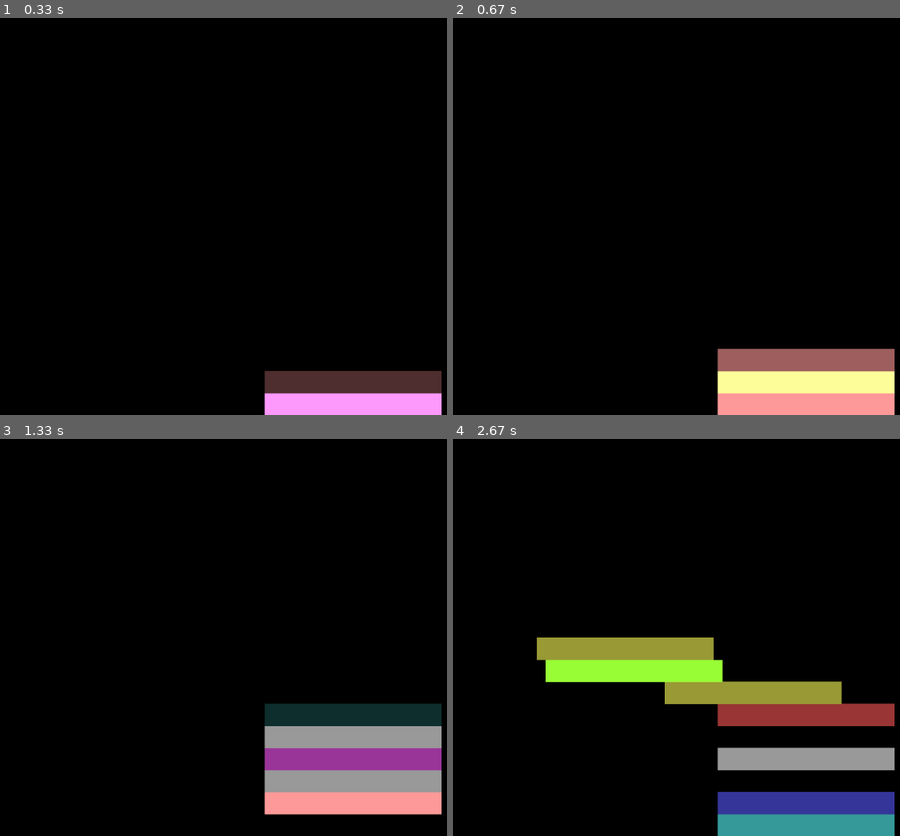
Above: before the commit, frames 1-4 (two rows, left to right).
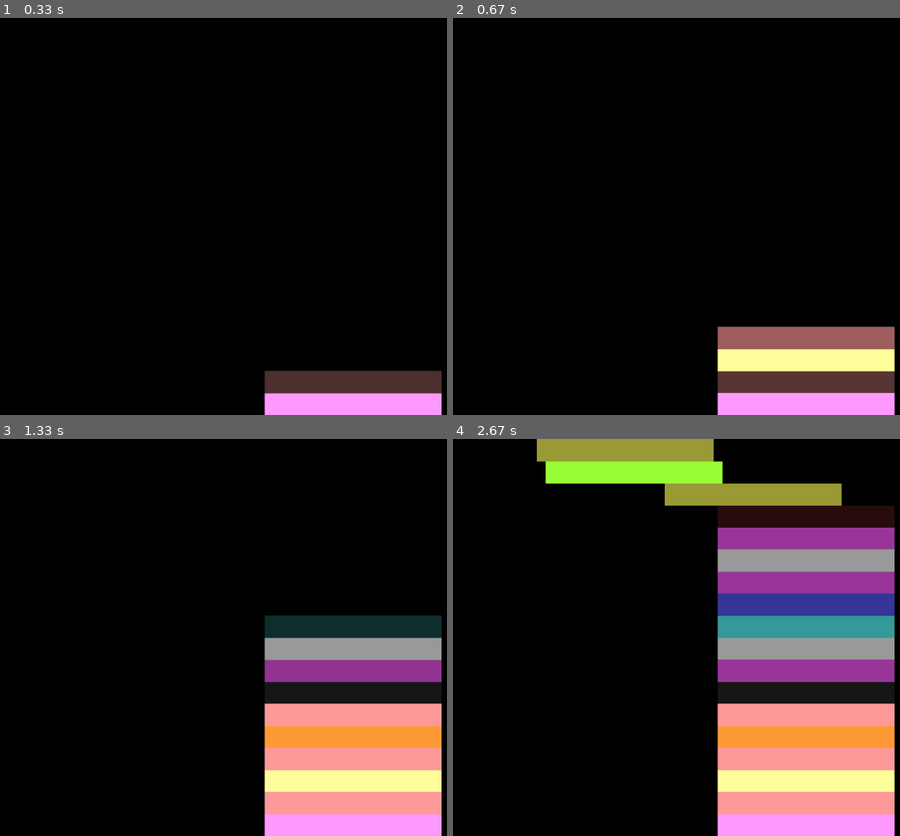
Above: after the commit, the same moments.

Repository: szalencia/STACKS-PYTHON
Game: pygame game, started from STACKS-2D.py
The game is run twice, just before and just after one commit, with the same random seed, the same clock (stepped at 60 frames per second) and the same inputs.
Inputs:
- Up to frame 1 (0.33 s): no input
- Up to frame 2 (0.67 s): tap Space at 0.33 s
- Up to frame 3 (1.33 s): tap Space at 0.73, 1.03, 1.23 s
- Up to frame 4 (2.67 s): tap Space at 1.57, 1.87, 2.07, 2.37, 2.63 s

Frame 1 is identical in both runs. In frame 2, 8.9% of the frame differs, in the area x 59-99%, y 77-100%; in frame 3, 18%; in frame 4, 44%, in the area x 18-99%, y 0-100%.

Commit message:
Update STACKS-2D.py
Somehow the bug fixed... idk how it just works :)

Diff:
--- a/STACKS-2D.py
+++ b/STACKS-2D.py
@@ -20,7 +20,6 @@
 colorPresent = [0,0,0]
 colorStep = 0
 movementStack = "rev"
-
 
 # COLOR UPDATE IS NICELY WORKING SO DON'T TOUCH :')
 def colorUpdate (colorLs):
@@ -87,18 +86,15 @@
     # GAME LOGICS ENGINE
     x = pygame.event.get()
     for event in x :
-        if event.type == pygame.KEYDOWN:
-            if event.key == pygame.K_SPACE:
+        if event.type == pygame.KEYDOWN :
+            if event.key == pygame.K_SPACE :
+                colorArray.pop(-1)
+                stackArray.pop(-1)
                 colorArray.append(copy.deepcopy(color))
                 stackArray.append(copy.deepcopy(stackVertices))
-                colorArray.pop(0)
-                stackArray.pop(0)
-                # stackVertices = pushUp(stackVertices)
+                stackVertices = pushUp(stackVertices)
                 color = colorUpdate(color)
-                win.fill((0,0,0))
-                for i in range (len(colorArray)):
-                    for j in range (len(stackArray[i])):
-                        stackArray[i][j][1] = stackArray[i][j][1] + 50
+                for i in range (len(colorArray)-1):
                     pygame.draw.polygon(win,colorArray[i],stackArray[i])
                 # colorArray.pop(0)
                 # stackArray.pop(0)
